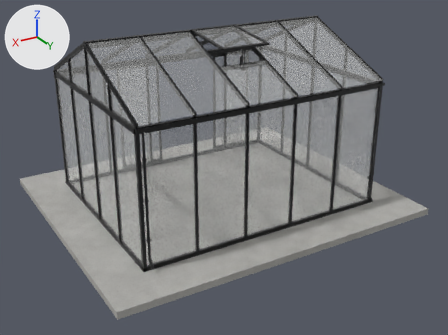
The glTF model models/scandiglas/sg-rect-10-2-12-7.glb, before and after one commit.
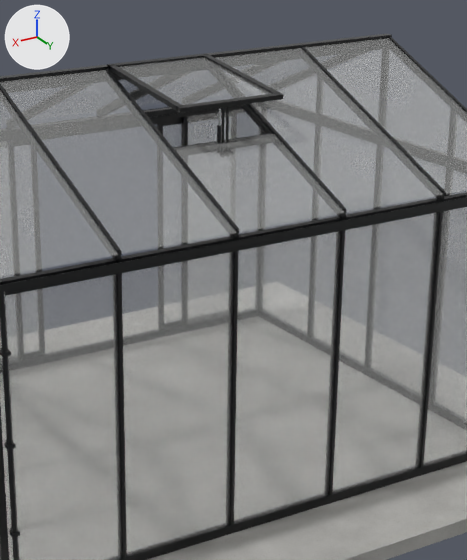
Old and new are each drawn whole from a 50 mm lens placed at (4.55, 10.1, 4.36), pointed at (0.02, 2.55, 0.59) and again close up on the part from 32% to 79% of the width and 0% to 75% of the height. Lighting does not change. The marker at upper left points along +X, +Y and +Z. The first two pictures are the older version. Vertices at exactly the same position are counted once.

Names of what the first close-up shows: 'scandiglas-rect-10-2-12-7'.
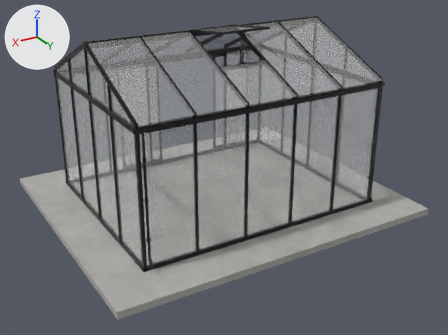
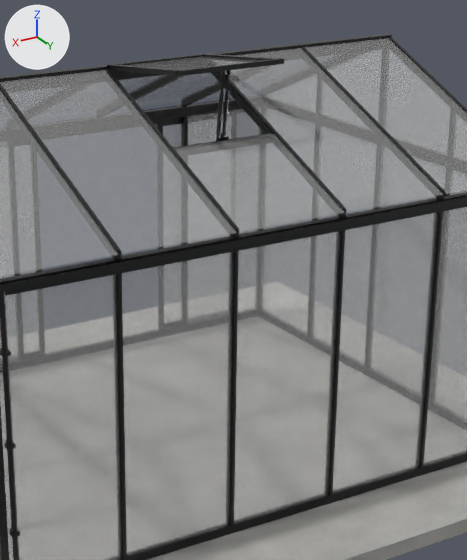
Where the change shows, as pixel boxes (x1, y1, x2, y2) in the close-ups (467 x 560 px; the box of a moved part takes in the faces that stretch with it):
part 1 of me_scandiglas, moved or reshaped
    before: (217, 109, 222, 143)
    after: (216, 93, 224, 135)
part 2 of me_scandiglas, moved or reshaped
    before: (176, 93, 284, 113)
    after: (176, 59, 284, 76)
part 3 of me_scandiglas, moved or reshaped (not visible afterwards)
    before: (226, 107, 229, 142)
part 4 of me_scandiglas, moved or reshaped (not visible afterwards)
    before: (222, 107, 225, 142)
part 5 of me_scandiglas, moved or reshaped
    before: (119, 57, 271, 105)
    after: (221, 71, 225, 75)
part 6 of me_scandiglas, added
    after: (217, 75, 224, 138)
part 7 of me_scandiglas, added
    after: (222, 79, 229, 138)
part 8 of me_scandiglas, added
    after: (128, 56, 263, 70)
part 9 of me_scandiglas, reshaped
    before: (107, 53, 282, 112)
    after: (107, 54, 280, 134)

Patch to the scene script:
```diff
--- a/models/scandiglas/sg-rect-10-2-12-7.glb.py
+++ b/models/scandiglas/sg-rect-10-2-12-7.glb.py
@@ me_scandiglas @@
 # used by ob_scandiglas_rect_10_2_12_7; location = (0.0, 0.0, 0.0)
-me_scandiglas.from_pydata(...)  # 5709 vertices, 10825 faces; spans x -2.56..2.56, y 0.0..4.38, z -0.1..2.68
+me_scandiglas.from_pydata(...)  # 13504 vertices, 25968 faces; spans x -2.56..2.56, y 0.0..4.38, z -0.1..2.79
+# me_scandiglas part 1: the loose piece of 131 vertices spanning x 0.03..0.05, y 3.01..3.05, z 2.24..2.51 is turned -6.2 degrees about the x axis through its middle and scaled by 1.48, then moved by (-0.04, -0.05, 0.16)
+# me_scandiglas part 2: the loose piece of 48 vertices spanning x -0.37..0.37, y 3.07..3.11, z 2.54..2.57 is moved by (0.0, 0.0, 0.21)
+# me_scandiglas part 3: the loose piece of 24 vertices spanning x -0.02..-0.01, y 3.02..3.04, z 2.21..2.52 is scaled about its middle by (-1, 1.27, 0.12), then moved by (-0.01, -0.05, -0.07)
+# me_scandiglas part 4: the loose piece of 24 vertices spanning x 0.01..0.02, y 3.02..3.04, z 2.21..2.52 is scaled about its middle by (-1, 1.27, 0.12), then moved by (0.01, -0.05, -0.07)
+# me_scandiglas part 5: the loose piece of 24 vertices spanning x -0.33..0.33, y 2.25..3.07, z 2.55..2.66 is multiplied about its middle by the matrix ((0.0, -0.005, -0.039), (0.039, 0.005, -0.001), (0.005, -0.038, 0.005)), then moved by (0.02, 0.37, 0.12), in mat_powder
+# me_scandiglas part 6: the loose piece of 24 vertices spanning x 0.01..0.02, y 3.02..3.04, z 2.21..2.52 is copied, and the copy is turned -6.2 degrees about the x axis through its middle and scaled by 1.37, then moved by (0.0, -0.03, 0.15); it spans x 0.02, y 2.97..3.04, z 2.3..2.72
+# me_scandiglas part 7: the loose piece of 24 vertices spanning x -0.02..-0.01, y 3.02..3.04, z 2.21..2.52 is copied, and the copy is turned -6.2 degrees about the x axis through its middle and scaled by 1.21, then moved by (0.02, 0.0, 0.15); it spans x 0.0, y 3.0..3.07, z 2.32..2.69
+# me_scandiglas part 8: the loose piece of 24 vertices spanning x -0.33..0.33, y 2.25..3.07, z 2.55..2.66 is copied, and the copy is scaled about its middle by (1, 1, -0.988), then moved by (0.0, 0.0, 0.11); it spans x -0.33..0.33, y 2.24..3.07, z 2.66..2.77
+# me_scandiglas part 9: 12 vertices moved within x -0.01..0.01, y 3.05, z 2.51..2.54; 120 vertices removed from x -0.37..0.37, y 2.2..3.09, z 2.51..2.68; 7473 vertices added at x -0.37..0.37, y 2.2..3.09, z 2.35..2.78
+# other edits to the shape of me_scandiglas do not show in these pictures
 me_scandiglas.materials.append(mat_concrete)
```
